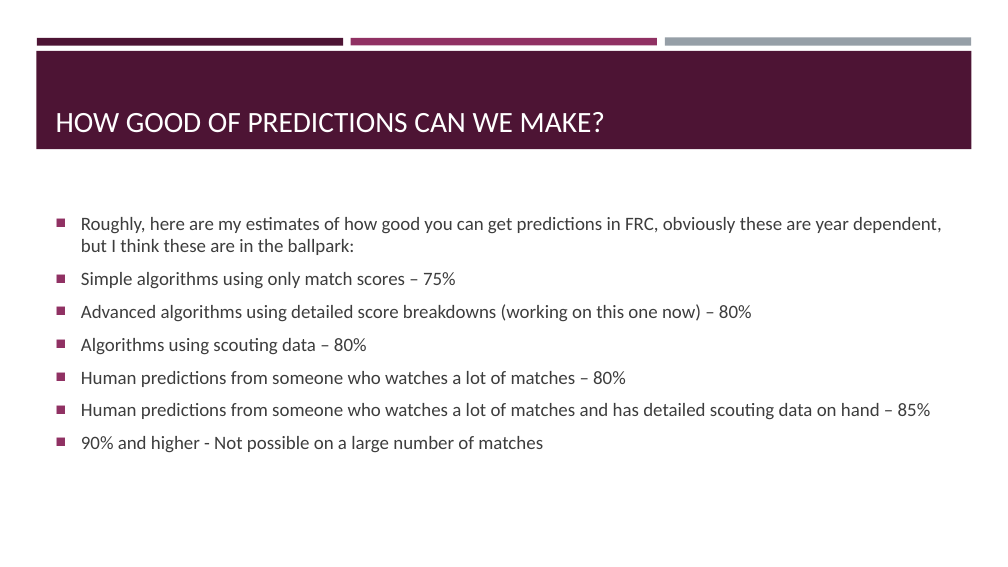
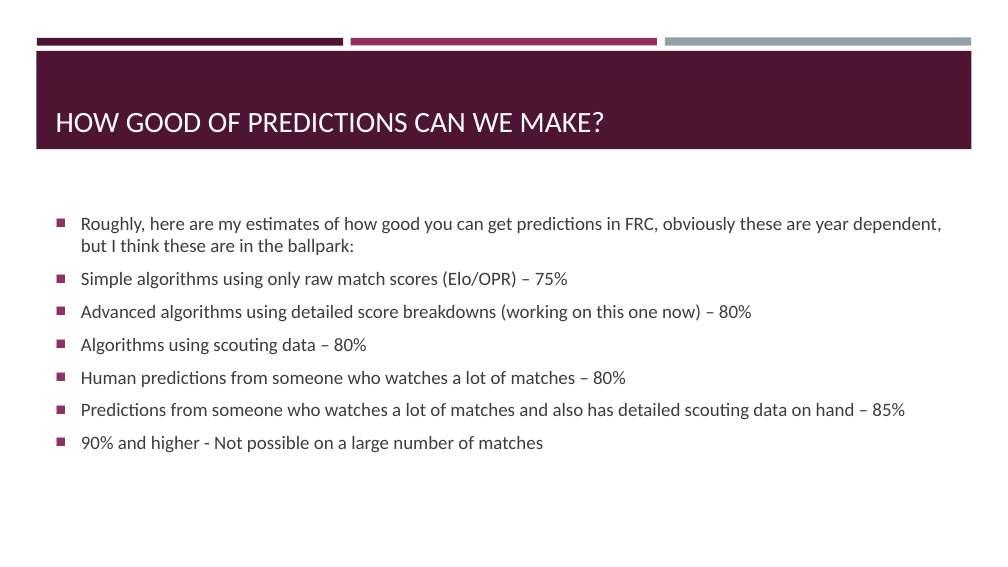
Before and after one commit to inkling16/Presentations, a slide deck: slide 34 of Statistics In FRC - FIRST Bootcamp 2019.pptx. Drawn at 1008x567 pixels with LibreOffice and Linux fonts; fonts in the diff are those of the drawing. Boxes give left, top, right and bottom in pixels: in the first picture for what was removed or moved away, otherwise in the second. Text is boxed around its words. In the diff, an @@ line names an element or a change of style, - is before the commit and + after.

```diff
--- a/Statistics In FRC - FIRST Bootcamp 2019.pptx
+++ b/Statistics In FRC - FIRST Bootcamp 2019.pptx
@@ text at [81,271,568,289]: text changed @@
-■ Simple algorithms using only match scores – 75%
+■ Simple algorithms using only raw match scores (Elo/OPR) – 75%
@@ text at [81,403,905,420]: text changed @@
-■ Human predictions from someone who watches a lot of matches and has detailed scouting data on hand – 85%
+■ Predictions from someone who watches a lot of matches and also has detailed scouting data on hand – 85%
```
Also in this commit, not shown: 10 other slides changed.
